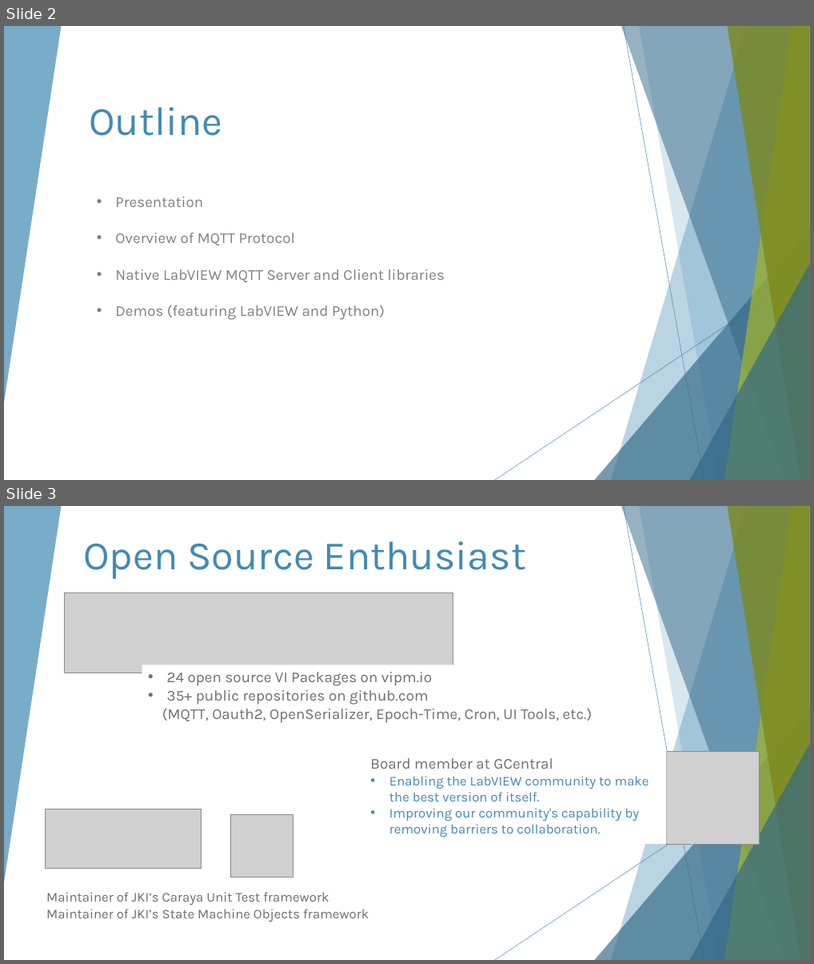
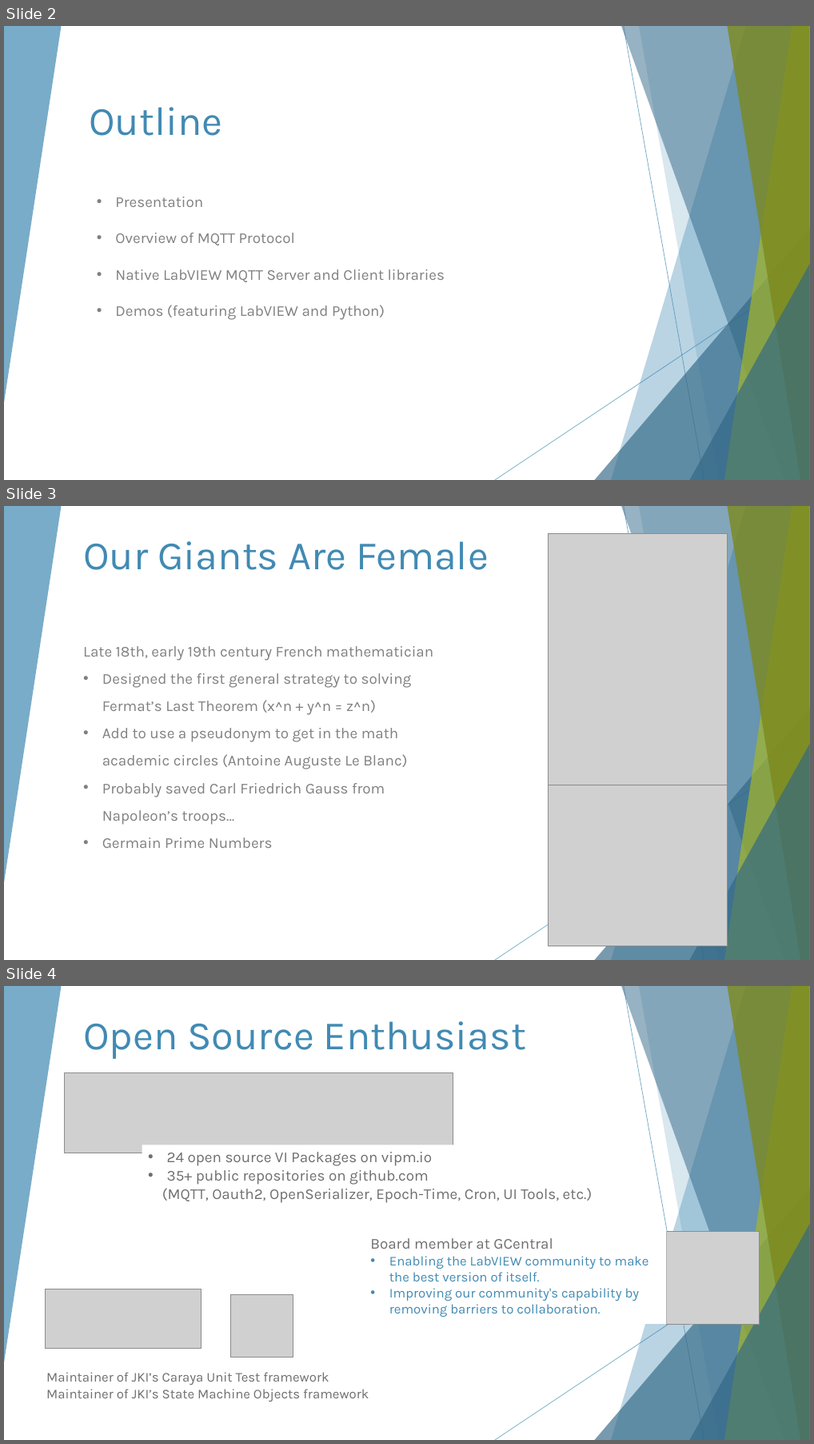
Before and after one commit to francois-normandin/mqtt-lv-py-demo, a slide deck: UKTAG 20210528 MQTT.pptx. Shown one above the other, each under a label of ours: slides 2 and 3 before the commit, slides 2, 3 and 4 after it. The pictures are 814x964 and 814x1444 pixels, drawn with LibreOffice and Linux fonts; fonts in the diff are those of the drawing; grey boxes stand for pictures. Boxes give left, top, right and bottom in pixels: in the first picture for what was removed or moved away, otherwise in the second. Text is boxed around its words. In the diff, an @@ line names an element or a change of style, - is before the commit and + after.

```diff
--- a/UKTAG 20210528 MQTT.pptx
+++ b/UKTAG 20210528 MQTT.pptx
@@ slide 3 added at [4,506,810,960], background #FFFFFF; not listed: 10 template elements that a slide beside it also shows @@
@@ title added at [83,541,489,570], 48 pt, text #418AB3 @@
+Our Giants Are Female
@@ picture added at [549,534,727,785] @@
@@ text added at [83,646,434,848], 18 pt, text #808080 @@
+Late 18th, early 19th century French mathematician
+• Designed the first general strategy to solving Fermat’s Last Theorem (x^n + y^n = z^n)
+• Add to use a pseudonym to get in the math academic circles (Antoine Auguste Le Blanc)
+• Probably saved Carl Friedrich Gauss from Napoleon’s troops…
+• Germain Prime Numbers
@@ picture added at [549,785,727,946] @@
@@ what was slide 3 is now slide 4 @@
```
Also in this commit, not shown: 3 slides changed, 1 other file.
